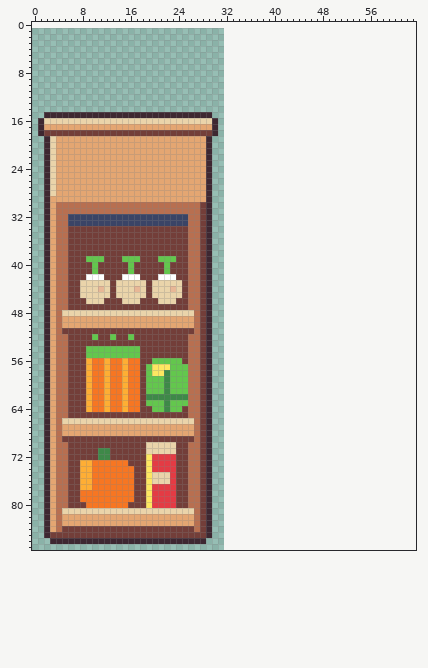
Two versions of one pixel-art file, art-src/aseprite/pantry.aseprite. The first picture shows the starting point.
32x88 pixels, 1 frame. The old version is drawn lined up with the new one, on the new canvas.
The same view after the edit:
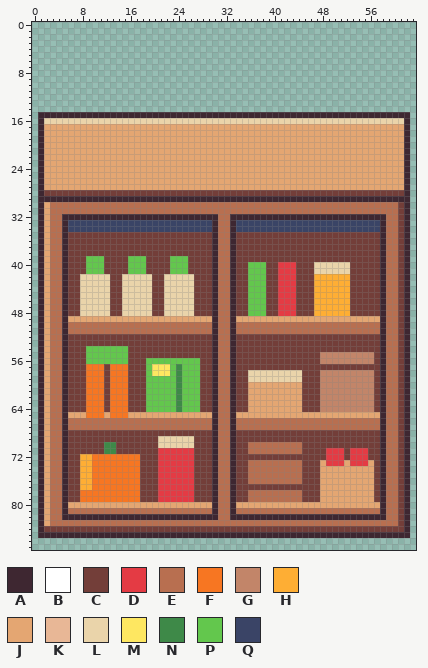
Palette (. is transparent): A #3e2731  B #ffffff  C #733e39  D #e43b44  E #b86f50  F #f77622  G #c28569  H #feae34  J #e4a672  K #e8b796  L #ead4aa  M #fee761  N #3e8948  P #63c74d  Q #3a4466
The exact change:
canvas 32x88 -> 64x88, the old top-left corner now at 0,1 (the part of the old canvas that was cut away was empty and is not shown)
Changed rows in their new state; - is an unchanged pixel.
first column x 1:
15 A----------------------------AAAAAAAAAAAAAAAAAAAAAAAAAAAAAAAAA
16 -----------------------------LLLLLLLLLLLLLLLLLLLLLLLLLLLLLLLLA
17 -----------------------------JJJJJJJJJJJJJJJJJJJJJJJJJJJJJJJJA
18 -JJJJJJJJJJJJJJJJJJJJJJJJJJJJJJJJJJJJJJJJJJJJJJJJJJJJJJJJJJJJA
19 AJJ-------------------------JJJJJJJJJJJJJJJJJJJJJJJJJJJJJJJJJA
20 AJJ-------------------------JJJJJJJJJJJJJJJJJJJJJJJJJJJJJJJJJA
21 AJJ-------------------------JJJJJJJJJJJJJJJJJJJJJJJJJJJJJJJJJA
22 AJJ-------------------------JJJJJJJJJJJJJJJJJJJJJJJJJJJJJJJJJA
23 AJJ-------------------------JJJJJJJJJJJJJJJJJJJJJJJJJJJJJJJJJA
24 AJJ-------------------------JJJJJJJJJJJJJJJJJJJJJJJJJJJJJJJJJA
25 AJJ-------------------------JJJJJJJJJJJJJJJJJJJJJJJJJJJJJJJJJA
26 AJJ-------------------------JJJJJJJJJJJJJJJJJJJJJJJJJJJJJJJJJA
27 AJJ-------------------------JJJJJJJJJJJJJJJJJJJJJJJJJJJJJJJJJA
28 ACCCCCCCCCCCCCCCCCCCCCCCCCCCCCCCCCCCCCCCCCCCCCCCCCCCCCCCCCCCCA
29 A-AAAAAAAAAAAAAAAAAAAAAAAAAA-AAAAAAAAAAAAAAAAAAAAAAAAAAAAAAAAA
30 AJE------------------------EEEEEEEEEEEEEEEEEEEEEEEEEEEEEEEEECA
31 AJE------------------------EEEEEEEEEEEEEEEEEEEEEEEEEEEEEEEEECA
32 AJE-AAAAAAAAAAAAAAAAAAAAAAAA-AEEAAAAAAAAAAAAAAAAAAAAAAAAAAEECA
33 AJE-A--------------------QQQQAEEAQQQQQQQQQQQQQQQQQQQQQQQQAEECA
34 AJE-AQQQQQQQQQQQQQQQQQQQQQQQQAEEAQQQQQQQQQQQQQQQQQQQQQQQQAEECA
35 AJE-A--------------------CC-CAEEACCCCCCCCCCCCCCCCCCCCCCCCAEECA
36 AJE-A--------------------CC-CAEEACCCCCCCCCCCCCCCCCCCCCCCCAEECA
37 AJE-A--------------------CC-CAEEACCCCCCCCCCCCCCCCCCCCCCCCAEECA
38 AJE-A--------------------CC-CAEEACCCCCCCCCCCCCCCCCCCCCCCCAEECA
39 AJE-A---------C--P--CC-PPCC-CAEEACCCCCCCCCCCCCCCCCCCCCCCCAEECA
40 AJE-A---P-P-----PP---CPPPCC-CAEEACCPPPCCDDDCCCLLLLLLCCCCCAEECA
41 AJE-A---P-P-----PP---CPPPCC-CAEEACCPPPCCDDDCCCLLLLLLCCCCCAEECA
42 AJE-A--LLLLL--LLLLL-CLLLLLC-CAEEACCPPPCCDDDCCCHHHHHHCCCCCAEECA
43 AJE-A--------C----LCC---LLC-CAEEACCPPPCCDDDCCCHHHHHHCCCCCAEECA
44 AJE-A-----L--C--L-LCC-L-LLC-CAEEACCPPPCCDDDCCCHHHHHHCCCCCAEECA
45 AJE-A--------C----LCC---LLC-CAEEACCPPPCCDDDCCCHHHHHHCCCCCAEECA
46 AJE-A--L---L-----LL-C--LLLC-CAEEACCPPPCCDDDCCCHHHHHHCCCCCAEECA
47 AJE-A--LLLLL--LLLLL--LLLLLC-CAEEACCPPPCCDDDCCCHHHHHHCCCCCAEECA
48 AJE-ACC-----CC-----CC-----C-CAEEACCPPPCCDDDCCCHHHHHHCCCCCAEECA
49 AJE-A---------------------JJJAEEAJJJJJJJJJJJJJJJJJJJJJJJJAEECA
50 AJE-AEEEEEEEEEEEEEEEEEEEEE-EEAEEAEEEEEEEEEEEEEEEEEEEEEEEEAEECA
51 AJE-AEEEEEEEEEEEEEEEEEEEEE-EEAEEAEEEEEEEEEEEEEEEEEEEEEEEEAEECA
52 AJE-A----C--C--C---------CC-CAEEACCCCCCCCCCCCCCCCCCCCCCCCAEECA
53 AJE-A--------------------CC-CAEEACCCCCCCCCCCCCCCCCCCCCCCCAEECA
54 AJE-A----------CC--------CC-CAEEACCCCCCCCCCCCCCCCCCCCCCCCAEECA
55 AJE-A----------CC--------CC-CAEEACCCCCCCCCCCCCCGGGGGGGGGCAEECA
56 AJE-A---PPPPPPPCC-P-----PPP-CAEEACCCCCCCCCCCCCCGGGGGGGGGCAEECA
57 AJE-A---F--C--FCC------N-PP-CAEEACCCCCCCCCCCCCCCCCCCCCCCCAEECA
58 AJE-A---F--C--FCC----M-N-PP-CAEEACCLLLLLLLLLCCCGGGGGGGGGCAEECA
59 AJE-A---F--C--FCC----P-N-PP-CAEEACCLLLLLLLLLCCCGGGGGGGGGCAEECA
60 AJE-A---F--C--FCC----P-N-PP-CAEEACCJJJJJJJJJCCCGGGGGGGGGCAEECA
61 AJE-A---F--C--FCC----P-N-PP-CAEEACCJJJJJJJJJCCCGGGGGGGGGCAEECA
62 AJE-A---F--C--FCC-PPPPP-PPP-CAEEACCJJJJJJJJJCCCGGGGGGGGGCAEECA
63 AJE-A---F--C--FCC----P-N-PP-CAEEACCJJJJJJJJJCCCGGGGGGGGGCAEECA
64 AJE-A---F--C--FCC-P--P-NPPP-CAEEACCJJJJJJJJJCCCGGGGGGGGGCAEECA
65 AJE-AJJJFFFJFFFJJJJJJJJJJJJJJAEEAJJJJJJJJJJJJJJJJJJJJJJJJAEECA
66 AJE-AEEEEEEEEEEEEEEEEEEEEE-EEAEEAEEEEEEEEEEEEEEEEEEEEEEEEAEECA
67 AJE-AEEEEEEEEEEEEEEEEEEEEE-EEAEEAEEEEEEEEEEEEEEEEEEEEEEEEAEECA
68 AJE-ACCCCCCCCCCCCCCCCCCCCCC-CAEEACCCCCCCCCCCCCCCCCCCCCCCCAEECA
69 AJE-A---------------LLLLLLC-CAEEACCCCCCCCCCCCCCCCCCCCCCCCAEECA
70 AJE-A------NN-----CC---LLLC-CAEEACCEEEEEEEEECCCCCCCCCCCCCAEECA
71 AJE-A-----C-N-----CCDDDDDDC-CAEEACCEEEEEEEEECCCCDDDCDDDCCAEECA
72 AJE-A--HHFFFFFFFF-CC---DDDC-CAEEACCCCCCCCCCCCCCCDDDCDDDCCAEECA
73 AJE-A----------FF-CC---DDDC-CAEEACCEEEEEEEEECCCJDDDJDDDJCAEECA
74 AJE-A-----------F-CC---DDDC-CAEEACCEEEEEEEEECCCJJJJJJJJJCAEECA
75 AJE-A-----------F-CCDD-DDDC-CAEEACCEEEEEEEEECCCJJJJJJJJJCAEECA
76 AJE-A-----------F-CCDD-DDDC-CAEEACCEEEEEEEEECCCJJJJJJJJJCAEECA
77 AJE-A-----------F-CC---DDDC-CAEEACCCCCCCCCCCCCCJJJJJJJJJCAEECA
78 AJE-A-----------F-CC---DDDC-CAEEACCEEEEEEEEECCCJJJJJJJJJCAEECA
79 AJE-A-----------F-CC---DDDC-CAEEACCEEEEEEEEECCCJJJJJJJJJCAEECA
80 AJE-AJJJJJJJJJJJJJJJJJJJJJJJJAEEAJJJJJJJJJJJJJJJJJJJJJJJJAEECA
81 AJE-AEEEEEEEEEEEEEEEEEEEEE-EEAEEAEEEEEEEEEEEEEEEEEEEEEEEEAEECA
82 AJE-AAAAAAAAAAAAAAAAAAAAAAAA-AEEAAAAAAAAAAAAAAAAAAAAAAAAAAEECA
83 AJE-EEEEEEEEEEEEEEEEEEEEEE-EEEEEEEEEEEEEEEEEEEEEEEEEEEEEEEEECA
84 ACCC----------------------C-CCCCCCCCCCCCCCCCCCCCCCCCCCCCCCCCCA
85 A-AAAAAAAAAAAAAAAAAAAAAAAAAA-AAAAAAAAAAAAAAAAAAAAAAAAAAAAAAAAA
86 --..........................----------------------------------
Where, in picture pixels (left, top, right, bottom), the same in both pictures:
changed: (38, 112, 410, 544)
